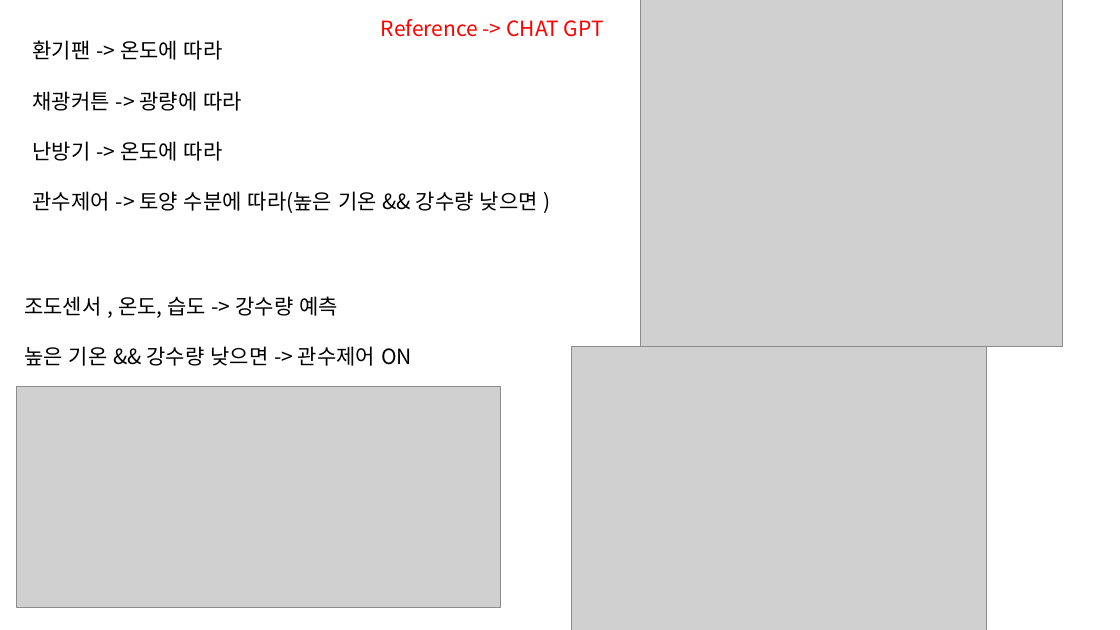
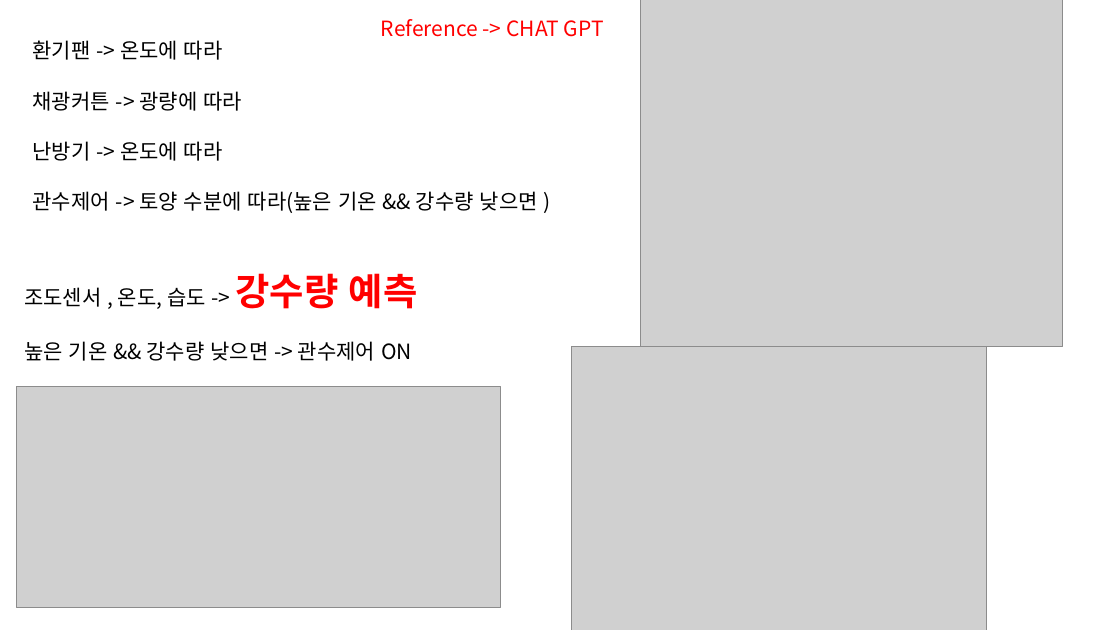
Before and after one commit to CodeMystero/-intel-edge-AI-S-W, a slide deck: slide 4 of 프레젠테이션1.pptx. Drawn at 1120x630 pixels with LibreOffice and Linux fonts; fonts in the diff are those of the drawing; grey boxes stand for pictures. Boxes give left, top, right and bottom in pixels: in the first picture for what was removed or moved away, otherwise in the second. Text is boxed around its words. In the diff, an @@ line names an element or a change of style, - is before the commit and + after.

```diff
--- a/프레젠테이션1.pptx
+++ b/프레젠테이션1.pptx
@@ text "조도센서 , 온도, 습도 -> ...": place and size @@
-text "조도센서 , 온도, 습도 -> ..." at (24,296,412,366)
+text "조도센서 , 온도, 습도 -> ..." at (24,273,418,361)
@@ text at (24,273,418,309): size 18 to 32 pt, text colour #000000 to #FF0000, bold on in "강수량 예측" @@
```
